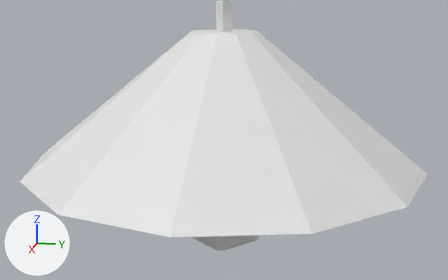
Two versions of the glTF model public/models/kit/kit_hanglamp_fp.glb, one commit apart.
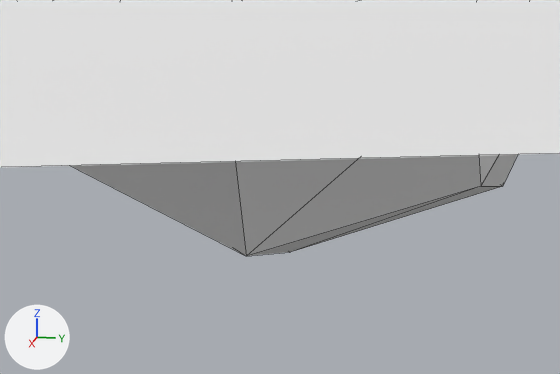
Each version is shown from a 50 mm lens placed at (0.904, 0.18, 3.582), pointed at (-0.024, -0.006, 3.35), then close up on the part from 40% to 59% of the width and 75% to 96% of the height. Lighting does not change. The marker at lower left points along +X, +Y and +Z. The last two pictures show the newer version. The close-ups show mesh edges as thin lines. Where no turn or scale is listed for an object, it has been applied to the vertices. Vertices at exactly the same position are counted once.

The first close-up shows '#3a3f3a', 'bulbPink'.
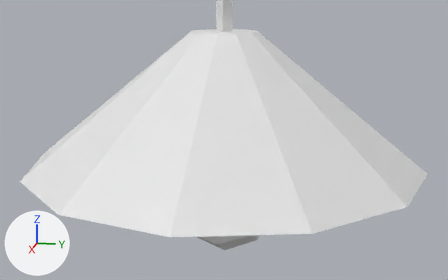
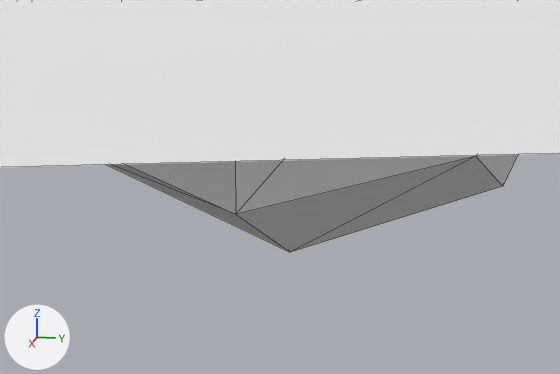
Changed parts and their boxes (x1, y1, x2, y2) in the close-ups (560 x 374 px):
'bulbPink', reshaped
    before: (72, 154, 518, 256)
    after: (108, 154, 518, 252)

Edits to the bpy script that builds the scene:
```text
Change me_bulbpink:
    used by ob_bulbpink; location = (0.0, 0.0, 3.25)
    remove me_bulbpink.from_pydata(...)  # 26 vertices, 48 faces; spans x -0.075..0.075, y -0.075..0.075, z -0.075..0.075
    add me_bulbpink.from_pydata(...)  # 20 vertices, 36 faces; spans x -0.065..0.065, y -0.075..0.075, z -0.075..0.075
    me_bulbpink part 1
    6 vertices are removed from x -0.075..0.075, y -0.053..0.053, z 0.0
    24 faces are deleted
    12 vertices move from x -0.053..0.053, y -0.053..0.053, z -0.053..0.053 to x -0.065..0.065, y -0.053..0.053, z -0.037..0.037
    12 new faces join them
```
